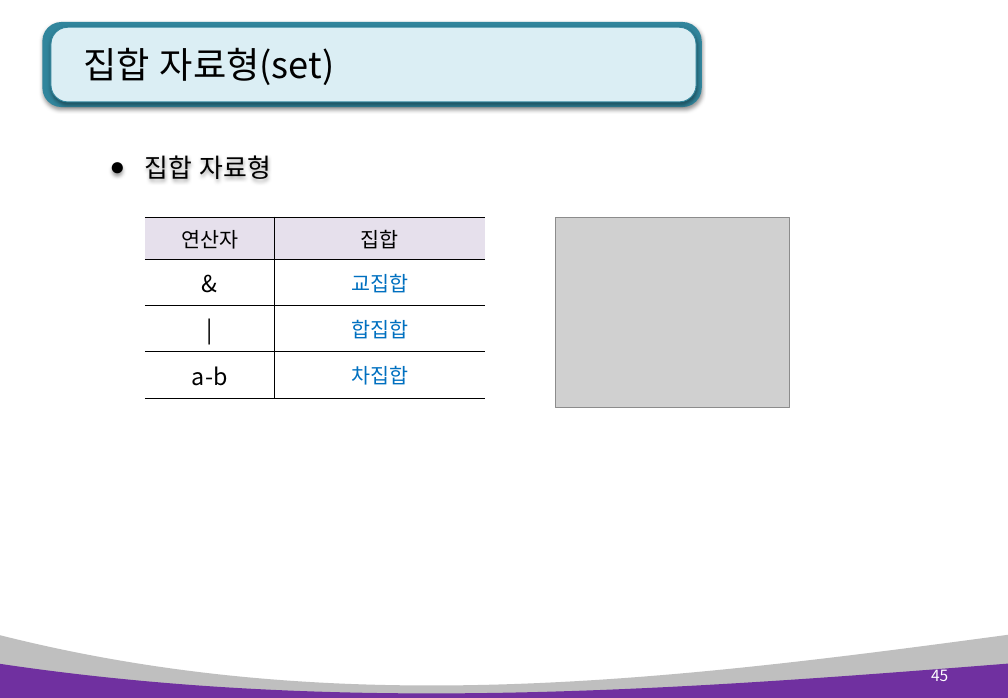
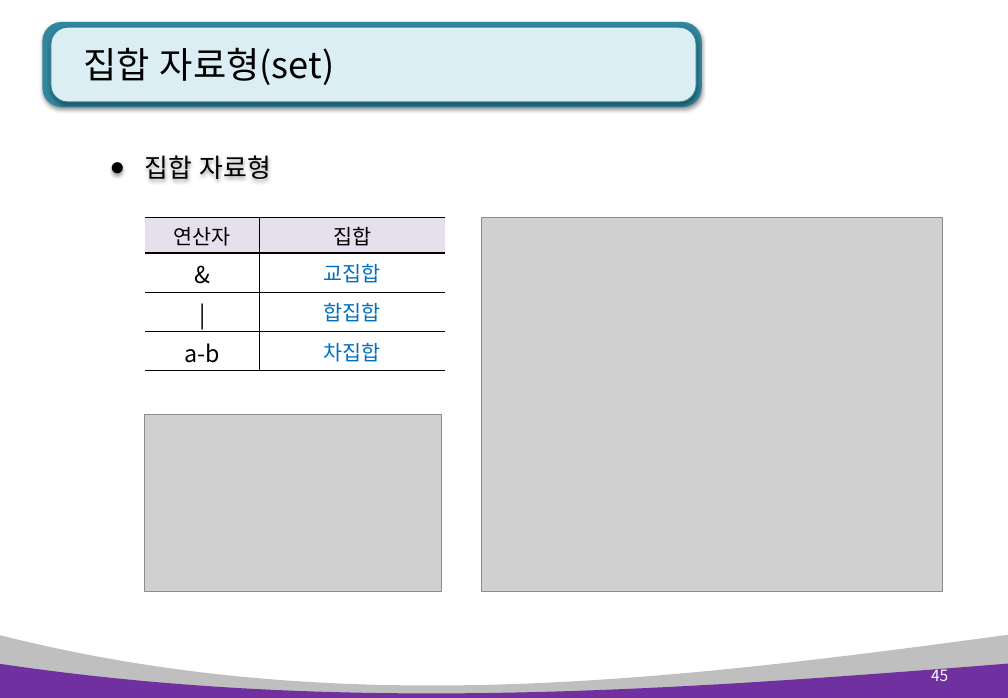
Before and after one commit to kiyongee2/green_project_web, a slide deck: slide 45 of python_ppt/Python 4장. 리스트, 튜플, 딕셔너리.pptx. Drawn at 1008x698 pixels with LibreOffice and Linux fonts; fonts in the diff are those of the drawing; grey boxes stand for pictures. Boxes give left, top, right and bottom in pixels: in the first picture for what was removed or moved away, otherwise in the second. Text is boxed around its words. In the diff, an @@ line names an element or a change of style, - is before the commit and + after.

```diff
--- a/python_ppt/Python 4장. 리스트, 튜플, 딕셔너리.pptx
+++ b/python_ppt/Python 4장. 리스트, 튜플, 딕셔너리.pptx
@@ table: place and size @@
-table at <box>145,217,485,398</box>
+table at <box>145,217,446,370</box>
@@ picture added at <box>482,217,943,592</box> @@
@@ picture removed at <box>556,217,790,408</box> @@
@@ picture added at <box>145,415,442,592</box> @@
```
Also in this commit, not shown: 1 other slide changed, 7 other files.
